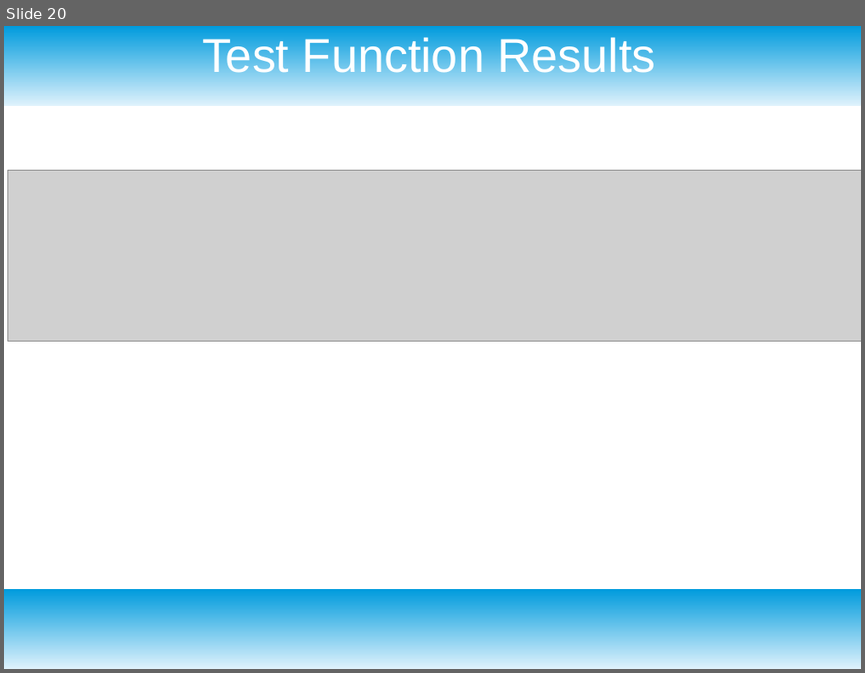
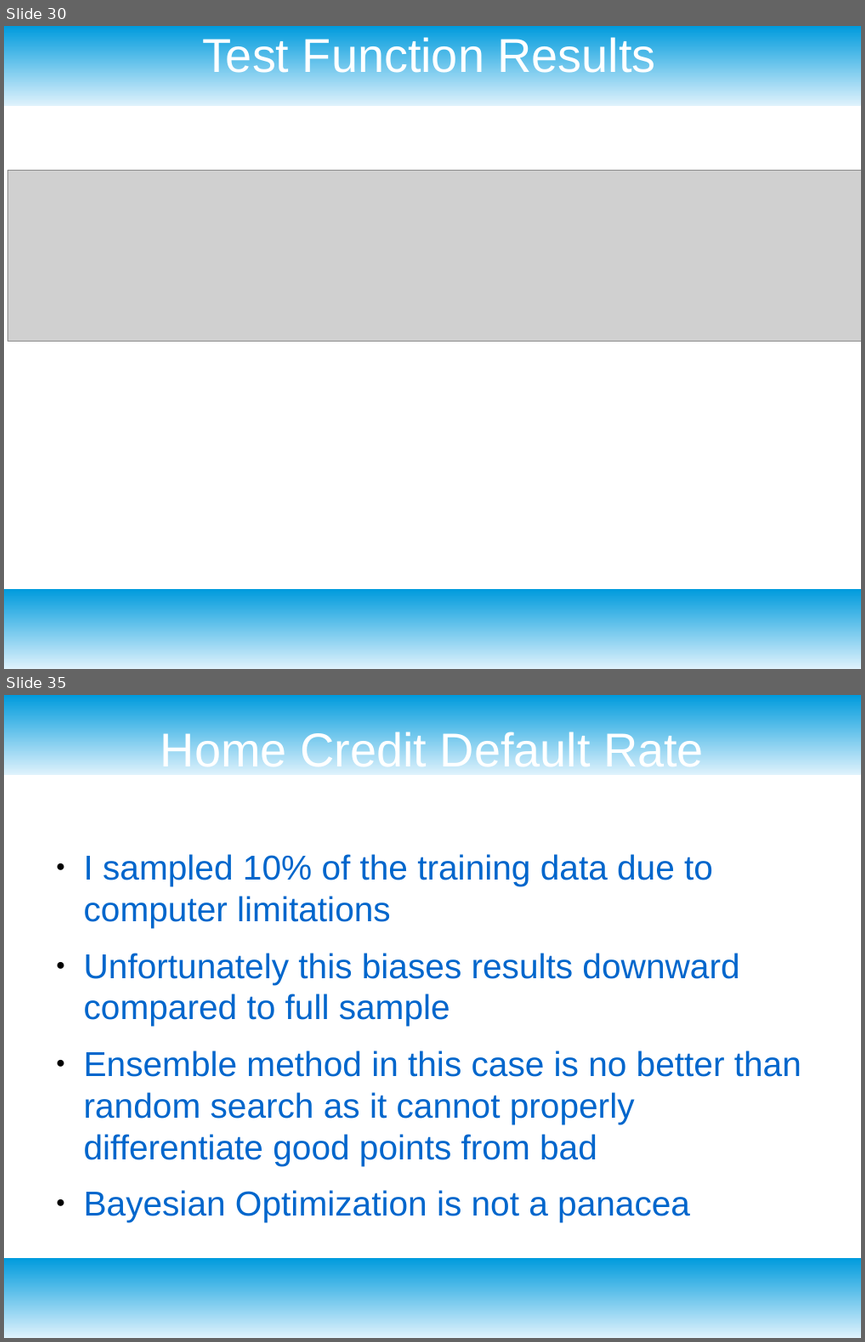
Before and after one commit to dataronio/ThinkfulCapstone, a slide deck: CapstoneDeck.odp. Shown one above the other, each under a label of ours: slide 20 before the commit, slides 30 and 35 after it; the slides between them are not shown. The pictures are 865x673 and 865x1342 pixels, drawn with LibreOffice and Linux fonts; fonts in the diff are those of the drawing; grey boxes stand for pictures. Boxes give left, top, right and bottom in pixels: in the first picture for what was removed or moved away, otherwise in the second. Text is boxed around its words. In the diff, an @@ line names an element or a change of style, - is before the commit and + after.

```diff
--- a/CapstoneDeck.odp
+++ b/CapstoneDeck.odp
@@ slide 35 added at bbox=[4, 695, 861, 1338], background #FFFFFF; not listed: 2 template elements that a slide beside it also shows @@
@@ title added at bbox=[160, 729, 704, 767], 44 pt, text #FFFFFF @@
+Home Credit Default Rate
@@ text added at bbox=[84, 854, 801, 1222], 32 pt, text #0066CC @@
+● I sampled 10% of the training data due to computer limitations
+● Unfortunately this biases results downward compared to full sample
+● Ensemble method in this case is no better than random search as it cannot properly differentiate good points from bad
+● Bayesian Optimization is not a panacea
@@ what was slide 20 is now slide 30 @@
```
Also in this commit, not shown: 13 slides changed, 14 other slides added, 1 slide removed, 10 other files.
